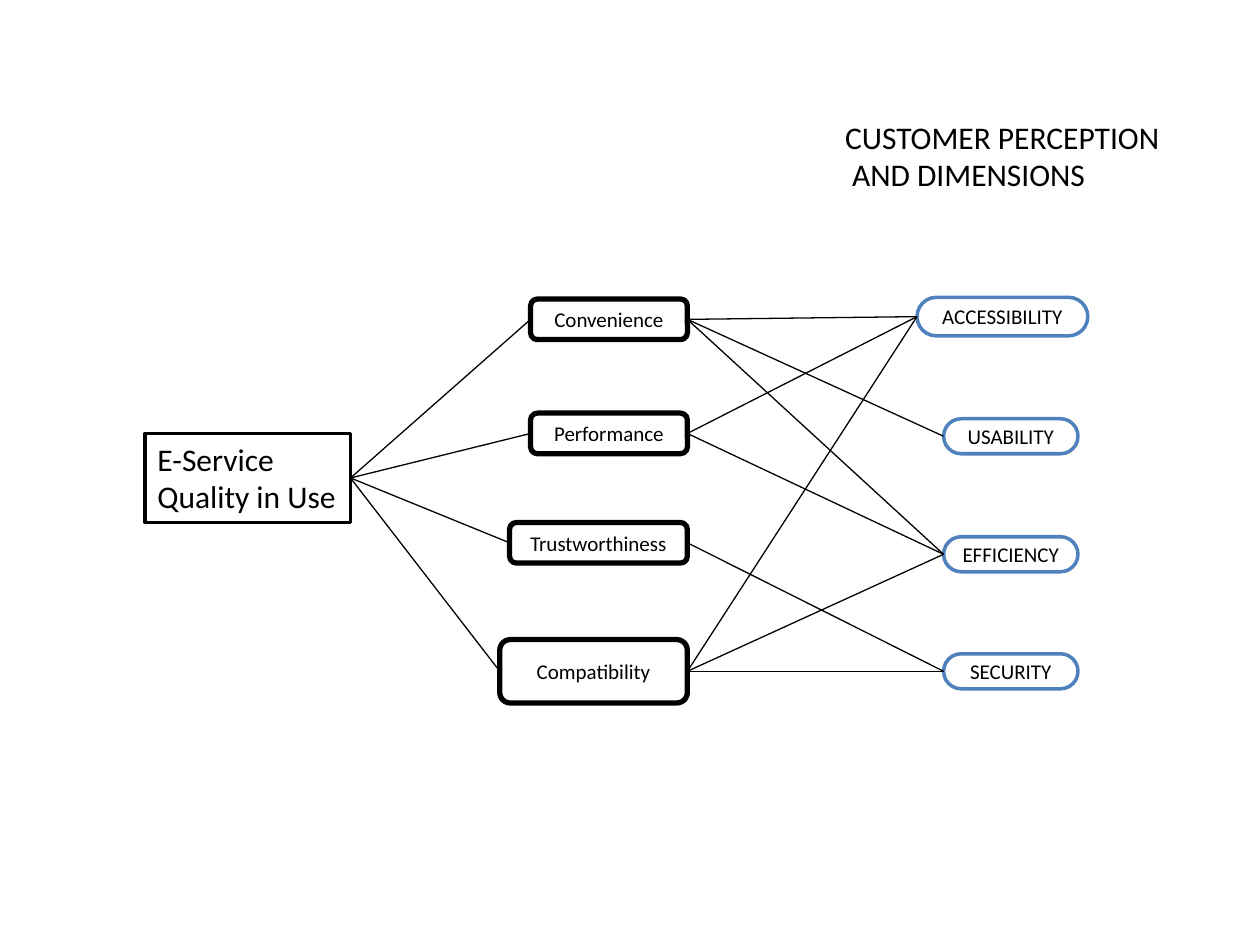
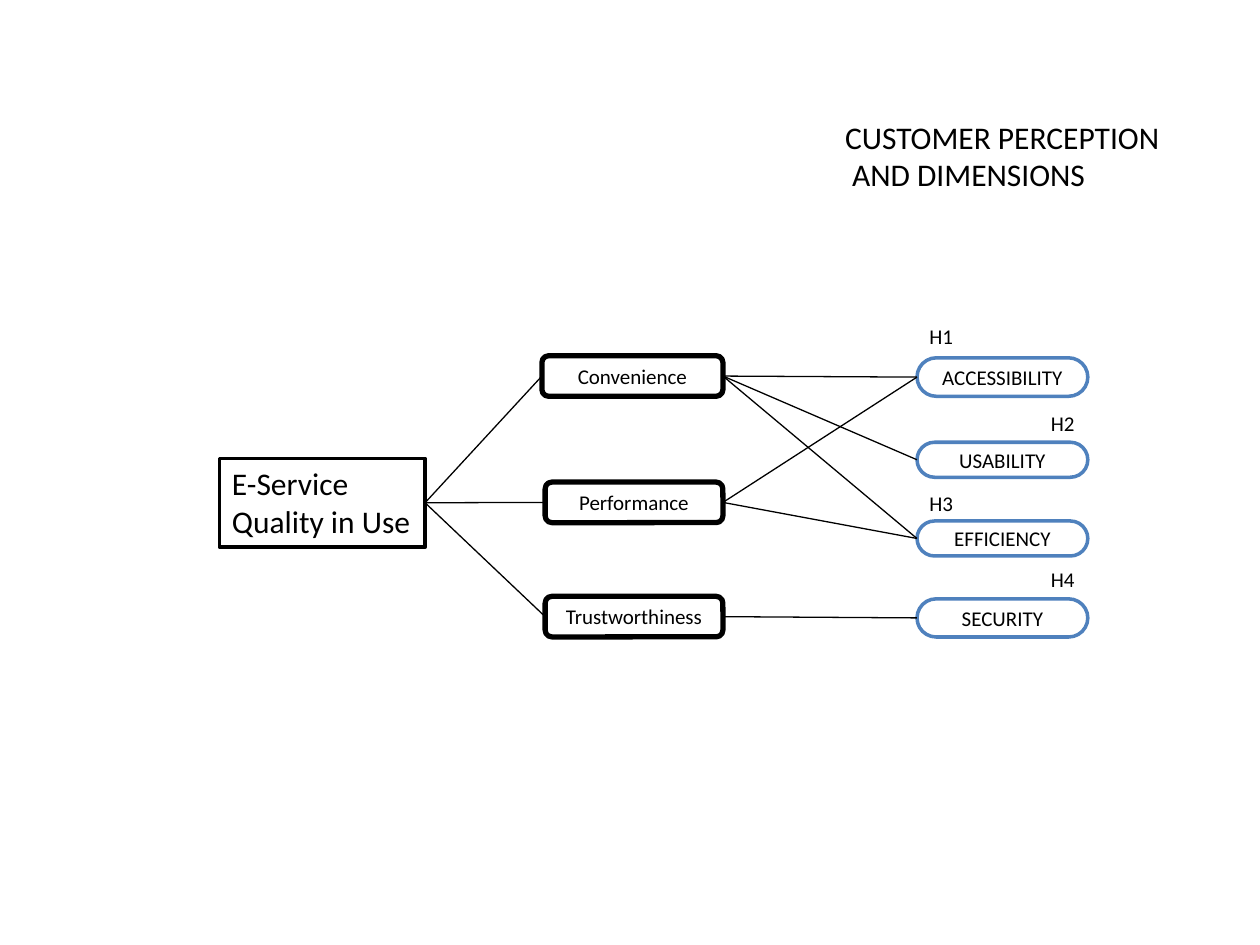
Before and after one commit to paxian/finalexam, a slide deck: slide 6 of model.pptx. Drawn at 1260x945 pixels with LibreOffice and Linux fonts; fonts in the diff are those of the drawing. Boxes give left, top, right and bottom in pixels: in the first picture for what was removed or moved away, otherwise in the second. Text is boxed around its words. In the diff, an @@ line names an element or a change of style, - is before the commit and + after.

```diff
--- a/model.pptx
+++ b/model.pptx
@@ line removed from (688, 672) to (917, 316) @@
@@ rounded rectangle "Convenience": place and size @@
-rounded rectangle "Convenience" at box(530, 299, 687, 339)
+rounded rectangle "Convenience" at box(542, 355, 723, 396)
@@ rounded rectangle "ACCESSIBILITY": place and size @@
-rounded rectangle "ACCESSIBILITY" at box(917, 297, 1089, 336)
+rounded rectangle "ACCESSIBILITY" at box(917, 358, 1089, 397)
@@ text added at box(929, 330, 953, 344), 12 pt, text #000000 @@
+H1
@@ line moved from (350, 478) - (530, 319) to (425, 503) - (542, 375) @@
@@ line moved from (688, 319) - (944, 554) to (723, 375) - (917, 538) @@
@@ line moved from (688, 319) - (944, 436) to (723, 375) - (917, 460) @@
@@ line moved from (688, 319) - (917, 316) to (723, 375) - (917, 377) @@
@@ line moved from (688, 433) - (917, 316) to (723, 503) - (917, 377) @@
@@ text added at box(1051, 417, 1075, 431), 12 pt, text #000000 @@
+H2
@@ rounded rectangle "USABILITY": place and size @@
-rounded rectangle "USABILITY" at box(944, 418, 1079, 454)
+rounded rectangle "USABILITY" at box(917, 442, 1089, 478)
@@ rectangle "E-Service": place and size @@
-rectangle "E-Service" at box(145, 433, 350, 523)
+rectangle "E-Service" at box(219, 459, 425, 548)
@@ line removed from (350, 478) to (500, 672) @@
@@ line moved from (350, 478) - (509, 543) to (425, 503) - (546, 616) @@
@@ line moved from (350, 478) - (530, 433) to (425, 503) - (546, 503) @@
@@ rounded rectangle "Performance": place and size @@
-rounded rectangle "Performance" at box(530, 413, 687, 454)
+rounded rectangle "Performance" at box(546, 483, 723, 523)
@@ line moved from (688, 433) - (944, 554) to (723, 503) - (917, 538) @@
@@ text added at box(929, 497, 953, 511), 12 pt, text #000000 @@
+H3
@@ rounded rectangle "EFFICIENCY": place and size @@
-rounded rectangle "EFFICIENCY" at box(944, 537, 1079, 572)
+rounded rectangle "EFFICIENCY" at box(917, 520, 1089, 556)
@@ line removed from (688, 672) to (944, 554) @@
@@ rounded rectangle "Trustworthiness": place and size @@
-rounded rectangle "Trustworthiness" at box(509, 523, 687, 563)
+rounded rectangle "Trustworthiness" at box(546, 596, 723, 636)
@@ rounded rectangle "SECURITY": place and size @@
-rounded rectangle "SECURITY" at box(944, 654, 1079, 689)
+rounded rectangle "SECURITY" at box(917, 598, 1089, 636)
@@ text added at box(1051, 573, 1075, 587), 12 pt, text #000000 @@
+H4
@@ line moved from (688, 543) - (944, 672) to (723, 616) - (917, 617) @@
@@ rounded rectangle removed at box(500, 640, 688, 703) @@
-Compatibility
@@ line removed from (688, 672) to (944, 672) @@
```
Also in this commit, not shown: 12 other slides changed, 1 slide added, 2 other files.
